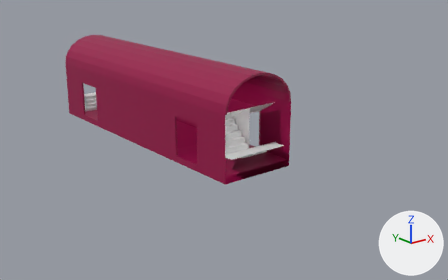
An edit to the Blender file Assets/Blender/ROSS Front.blend, drawn before and after from the same camera.
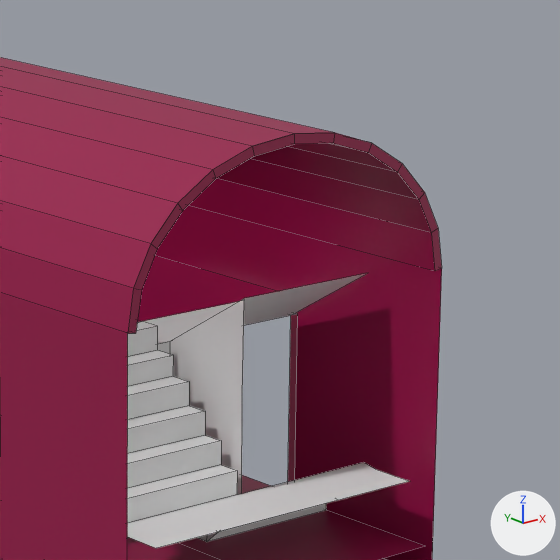
Old and new are each drawn whole from a 50 mm camera at (-18.4, -28.4, 10.3) aimed at (2.2, -2.7, 0.0) and again close up on the part from 44% to 71% of the width and 16% to 58% of the height. The axes (+X, +Y, +Z) are drawn at lower right. The lights are the same throughout. The close-ups show mesh edges as thin lines.

In view in the first close-up: 'Body', 'Steps'.
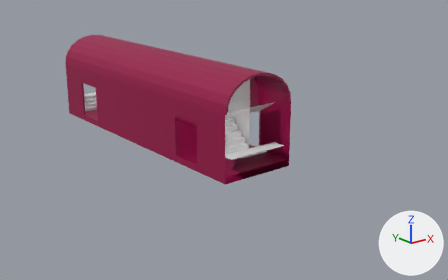
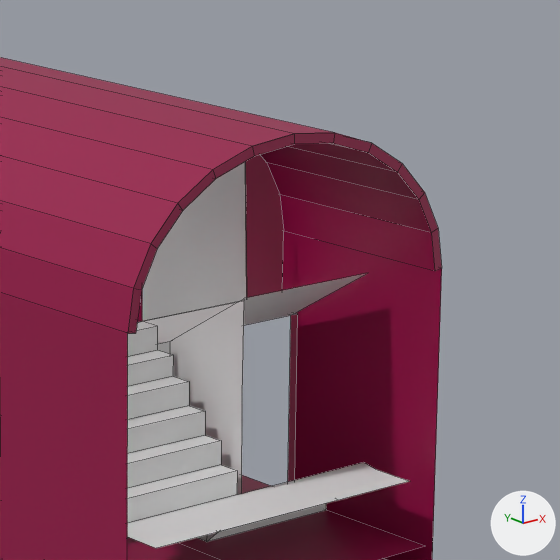
Pixel boxes (x1, y1, x2, y2) of what changed, in the close-ups (560 x 560 px):
'Steps', reshaped: before (127, 273, 409, 548); after (127, 162, 409, 548)
part 1 of me_cube, added (red): after (245, 155, 284, 298)
part 2 of me_cube_003, built on: after (142, 162, 247, 321)

Patch to the scene script:
```diff
--- a/Assets/Blender/ROSS Front.blend.py
+++ b/Assets/Blender/ROSS Front.blend.py
@@ me_cube @@
 me_cube.from_pydata(...)  # 80 vertices, 51 faces, 5 loose edges; spans x -2.0..2.0, y 0.0..16.0, z 0.0..4.9
 # used by ob_body; location = (0.0, 0.0, 0.0)
 # verts and faces of me_cube; kept vertices keep their numbers, new ones are numbered from 80
 # before: 76 (1.9, 5.8, 2.6)
+# me_cube part 1
+verts[80] = (1.4, 5.8, 4.3)
+verts[81] = (1.7, 5.8, 4.0)
+verts[82] = (1.8, 5.8, 3.6)
+verts[83] = (1.9, 5.8, 3.2)
+verts[84] = (1.4, 5.8, 2.6)
+verts[85] = (0.5, 5.8, 4.7)
+verts[86] = (0.0, 5.8, 4.8)
+verts[87] = (1.0, 5.8, 4.5)
+verts[88] = (0.0, 5.8, 4.3)
+faces += [(76, 83, 82, 81, 80, 84), (80, 87, 85, 86, 88)]
 me_cube.materials.append(mat_material)
@@ me_cube_003 @@
 me_cube_003.from_pydata(...)  # 60 vertices, 25 faces, 1 loose edge; spans x -1.9..1.9, y 4.09..8.0, z 0.35..3.1
 # used by ob_steps; location = (0.0, 0.0, 0.0)
 # verts and faces of me_cube_003; kept vertices keep their numbers, new ones are numbered from 60
 # before: 46 (0.0, 5.75, 2.57), 52 (-0.25, 5.89, 2.57)
+# me_cube_003 part 2
+delete_vertices([52])  # with the faces that use them
+verts[60] = (-1.4, 5.75, 2.57)
+verts[61] = (-1.4, 5.75, 4.3)
+verts[62] = (0.0, 5.75, 4.3)
+verts[63] = (-1.35, 5.75, 4.3)
+faces += [(46, 62, 63, 60)]
```
